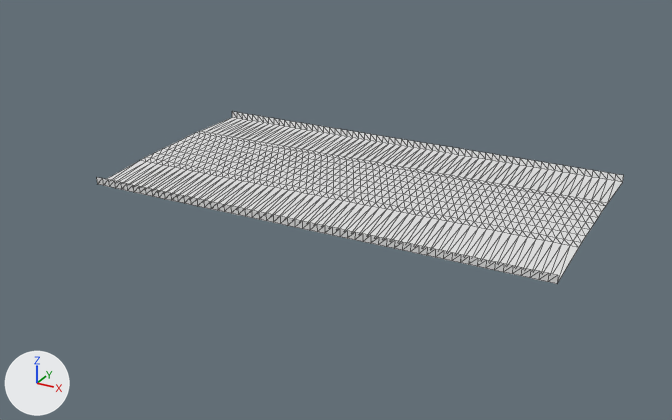
Two versions of the glTF model public/assets/gen4/models/track-43.glb, one commit apart.
The view is the same before and after, from a 50 mm lens placed at (149.8, -302.1, 47.0), pointed at (94.8, -202.1, -3.0). Arrows for +X, +Y and +Z are at lower left; the lights stay in place. The picture after the commit comes second. Mesh edges are drawn as thin lines. Vertices at exactly the same position are counted once.

Objects in the first picture: 'track-43'.
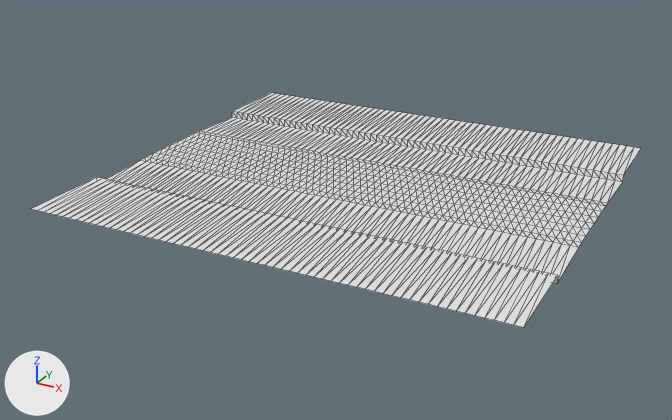
Pixel boxes [x1, y1, x2, y2] of what changed, in the pictures (672 x 420 px):
'track-43', reshaped (16% wider, 36% taller): before [97, 112, 624, 284]; after [31, 93, 641, 328]
part 1 of me_track_43, added: after [31, 177, 558, 328]
part 2 of me_track_43, added: after [232, 93, 641, 175]

The change, as a list of edits to the scene's bpy script:
```text
Change me_track_43:
    used by ob_track_43; location = (0.0, 0.0, 0.0)
    remove me_track_43.from_pydata(...)  # 819 vertices, 1488 faces; spans x 65.6..128.2, y -216.2..-182.0, z 0.2..1.2
    add me_track_43.from_pydata(...)  # 945 vertices, 1736 faces; spans x 65.4..128.5, y -228.2..-170.0, z 0.2..1.2
    me_track_43 part 1
    4 vertices are added at (93.9, -227.4, 1.2), (90.9, -227.5, 1.2), (87.8, -227.6, 1.2), (84.8, -227.7, 1.2)
    34 new vertices lie (0.4, -12.0, 0.0) away from vertices in x 75.3..121.3, y -216.0..-214.5, z 1.2
    19 new vertices lie (0.3, -12.0, 0.0) away from vertices in x 68.2..128.2, y -216.2..-214.4, z 1.2
    6 new vertices lie (0.2, -12.0, 0.0) away from vertices in x 66.2..127.3, y -216.2..-214.4, z 1.2
    124 new faces join them
    me_track_43 part 2
    2 vertices are added at (120.1, -170.2, 1.2), (77.1, -171.6, 1.2)
    27 new vertices lie (-0.4, 12.0, 0.0) away from vertices in x 78.5..119.5, y -183.5..-182.2, z 1.2
    21 new vertices lie (-0.3, 12.0, 0.0) away from vertices in x 68.6..127.6, y -183.8..-182.0, z 1.2
    8 new vertices lie (-0.5, 12.0, 0.0) away from vertices in x 91.4..106.4, y -183.1..-182.6, z 1.2
    5 new vertices lie (-0.2, 12.0, 0.0) away from vertices in x 65.6..125.5, y -183.8..-182.0, z 1.2
    124 new faces join them
```
